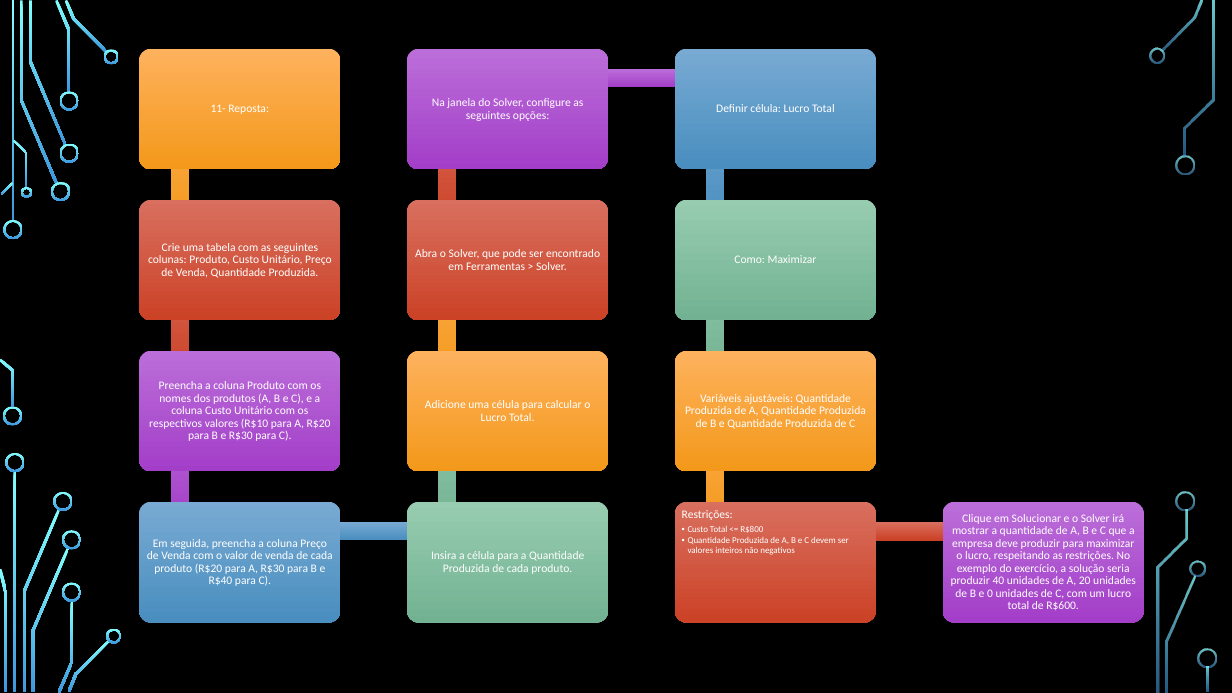
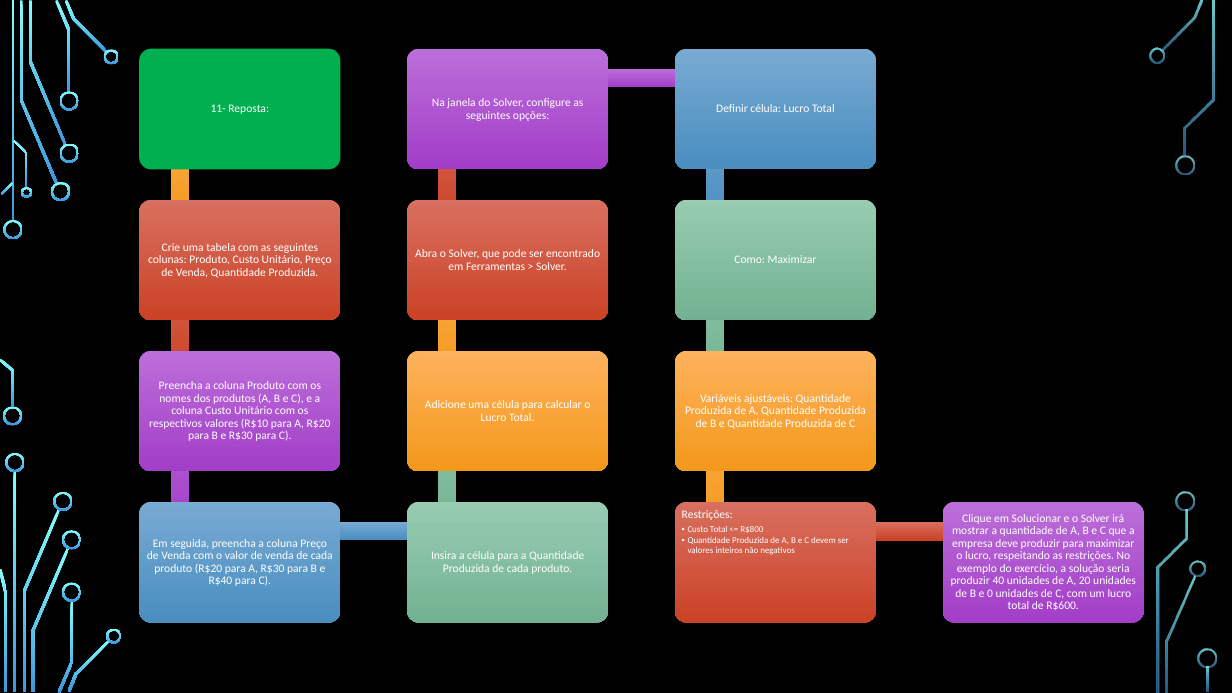
Before and after one commit to VitorKaviski/Curso_Kaviski_Excel_Basico_ao_Avancado, a slide deck: slide 42 of Curso Excel/Intermediário/Aula 1/Aula 1 - Excel/Curso Excel - Intermediário.pptx. Drawn at 1232x693 pixels with LibreOffice and Linux fonts; fonts in the diff are those of the drawing; background and template pictures are left out. Boxes give left, top, right and bottom in pixels: in the first picture for what was removed or moved away, otherwise in the second. Text is boxed around its words. In the diff, an @@ line names an element or a change of style, - is before the commit and + after.

Commit message:
Upt

```diff
--- a/Curso Excel/Intermediário/Aula 1/Aula 1 - Excel/Curso Excel - Intermediário.pptx
+++ b/Curso Excel/Intermediário/Aula 1/Aula 1 - Excel/Curso Excel - Intermediário.pptx
@@ rounded rectangle at [140,49,341,170]: fill gradient #FEB35D to #F3981B to #00B050 @@
```
Also in this commit, not shown: 3 other slides changed.
